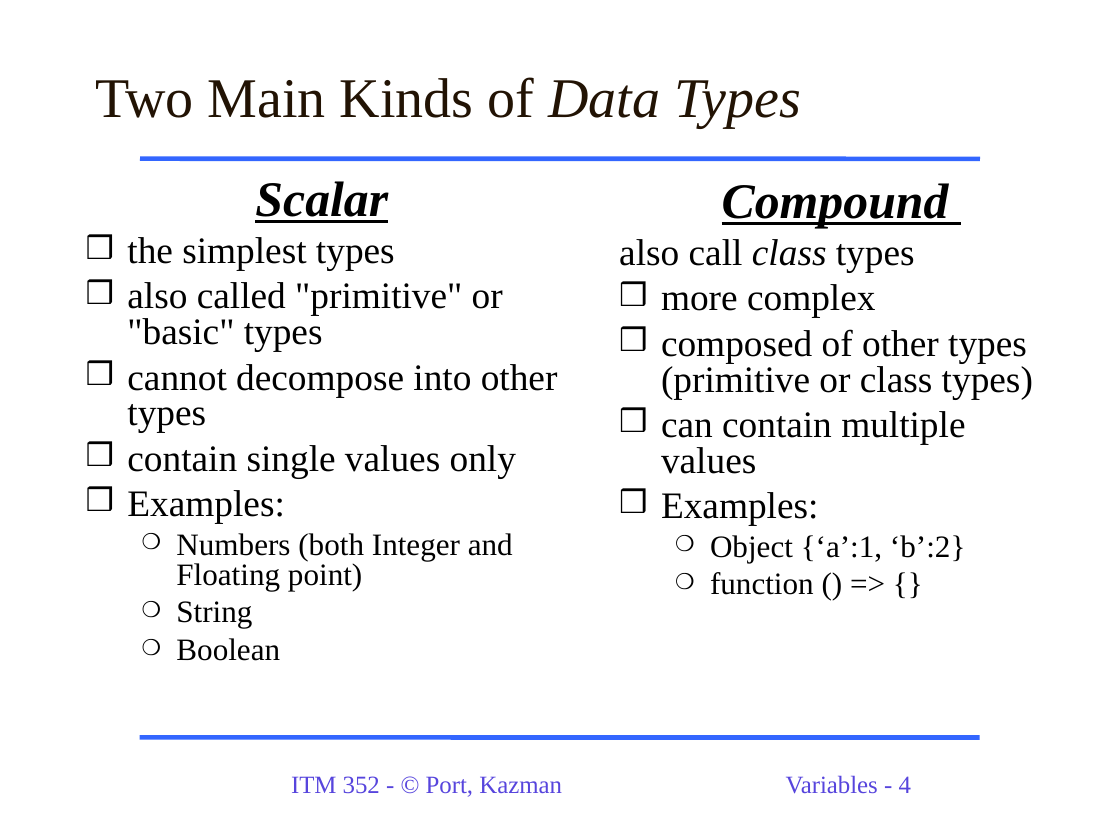
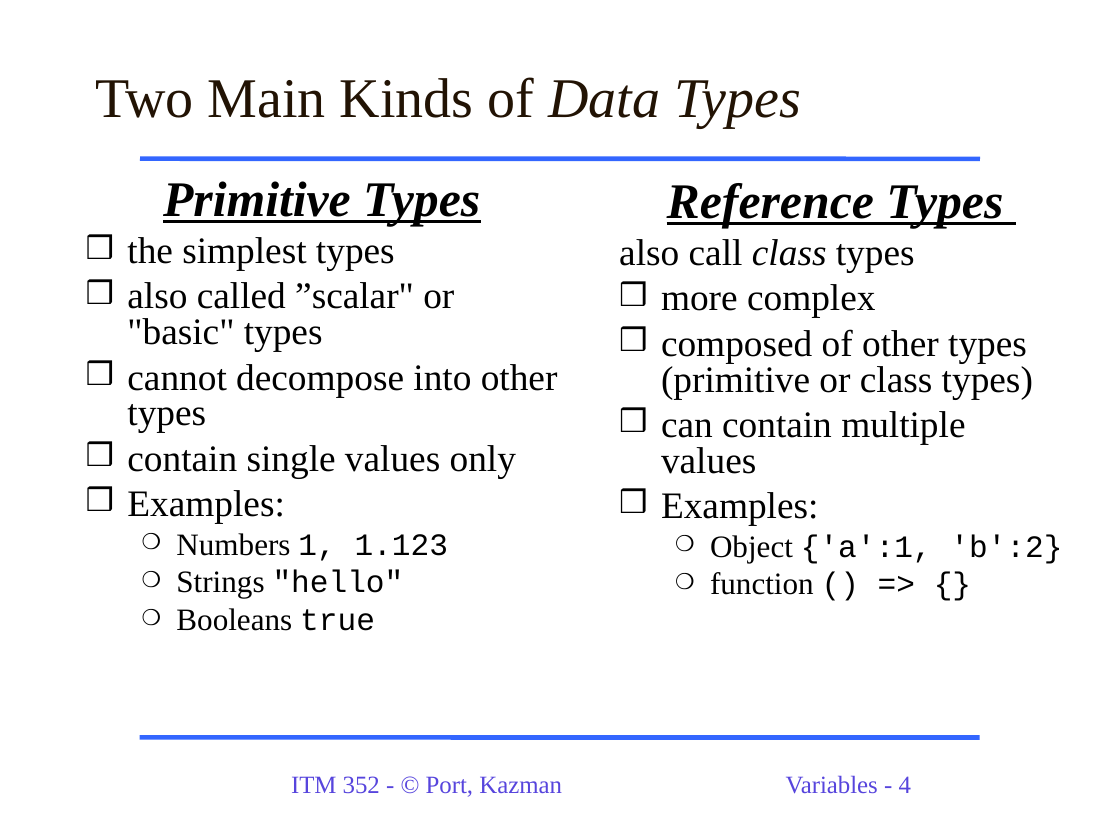
Before and after one commit to dport96/ITM352, a slide deck: slide 4 of morea/050.variables_data_types/ITM352_data_types_variables.ppt. Drawn at 1120x840 pixels with LibreOffice and Linux fonts; fonts in the diff are those of the drawing. Boxes give left, top, right and bottom in pixels: in the first picture for what was removed or moved away, otherwise in the second. Text is boxed around its words. In the diff, an @@ line names an element or a change of style, - is before the commit and + after.

```diff
--- a/morea/050.variables_data_types/ITM352_data_types_variables.ppt
+++ b/morea/050.variables_data_types/ITM352_data_types_variables.ppt
@@ text at [163,181,480,226]: text changed @@
-Scalar
+Primitive Types
@@ text at [667,183,1003,228]: text changed @@
-Compound
+Reference Types
@@ text at [127,282,454,352]: text changed @@
-❒ also called "primitive" or "basic" types
+❒ also called ”scalar" or "basic" types
@@ text at [176,533,448,631]: text changed @@
-  ❍ Numbers (both Integer and Floating point)
-  ❍ String
-  ❍ Boolean
+  ❍ Numbers 1, 1.123
+  ❍ Strings "hello"
+  ❍ Booleans true
@@ text at [710,534,1062,564]: text changed; font Times New Roman to Courier New @@
-  ❍ Object {‘a’:1, ‘b’:2}
+  ❍ Object {'a':1, 'b':2}
```
Also in this commit, not shown: 3 other slides changed, 1 slide added, 1 other file.
